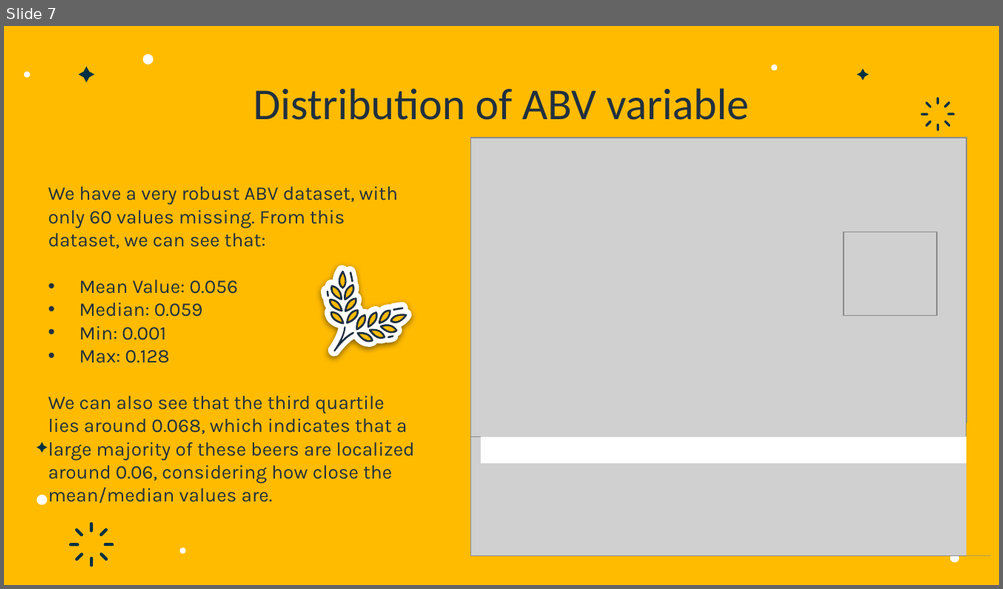
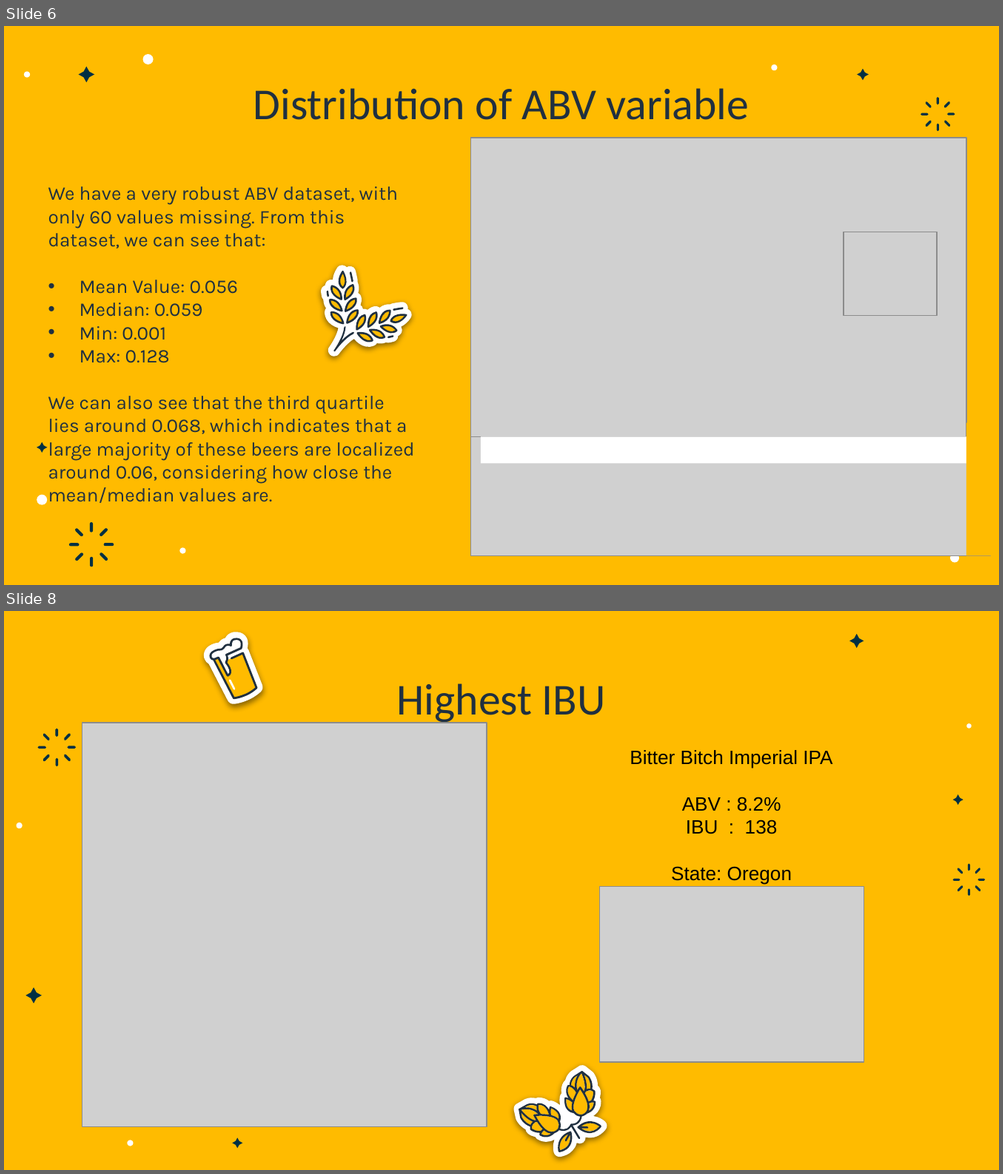
Before and after one commit to DotSumWedge/BreweryAnalysis, a slide deck: BeerAnalysisPresentation.pptx. Shown one above the other, each under a label of ours: slide 7 before the commit, slides 6 and 8 after it; the slides between them are not shown. The pictures are 1003x589 and 1003x1174 pixels, drawn with LibreOffice and Linux fonts; fonts in the diff are those of the drawing; grey boxes stand for pictures. Boxes give left, top, right and bottom in pixels: in the first picture for what was removed or moved away, otherwise in the second. Text is boxed around its words. In the diff, an @@ line names an element or a change of style, - is before the commit and + after.

```diff
--- a/BeerAnalysisPresentation.pptx
+++ b/BeerAnalysisPresentation.pptx
@@ slide 8 added at (4, 611, 999, 1170), background #FFBB00 @@
@@ freeform shape added at (849, 634, 863, 648), fill #003043 @@
@@ group added at (199, 627, 270, 709): 6 freeform shapes @@
@@ title added at (397, 684, 606, 725), 32 pt, text #203040 @@
+Highest IBU
@@ group added at (38, 729, 77, 767): 8 freeform shapes @@
@@ picture added at (82, 723, 486, 1128) @@
@@ ellipse added at (966, 723, 970, 729), fill #FFFFFF @@
@@ text added at (629, 750, 832, 885), 14 pt, text #000000 @@
+Bitter Bitch Imperial IPA
+ABV : 8.2%
+IBU : 138
+State: Oregon
@@ freeform shape added at (953, 795, 963, 805), fill #003043 @@
@@ ellipse added at (16, 823, 22, 829), fill #FFFFFF @@
@@ group added at (953, 863, 984, 895): 8 freeform shapes @@
@@ picture added at (599, 886, 863, 1062) @@
@@ freeform shape added at (26, 988, 42, 1004), fill #003043 @@
@@ group added at (507, 1058, 625, 1170): 22 freeform shapes @@
@@ ellipse added at (128, 1140, 134, 1146), fill #FFFFFF @@
@@ freeform shape added at (232, 1138, 242, 1148), fill #003043 @@
@@ what was slide 7 is now slide 6 @@
```
Also in this commit, not shown: 2 slides changed, 1 other slide added.
